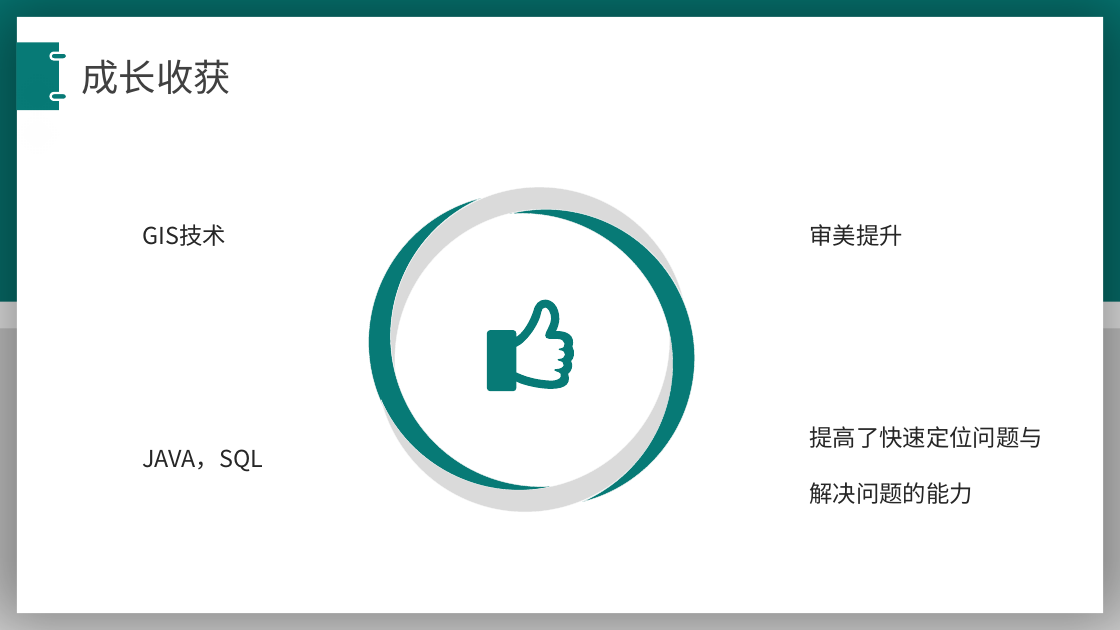
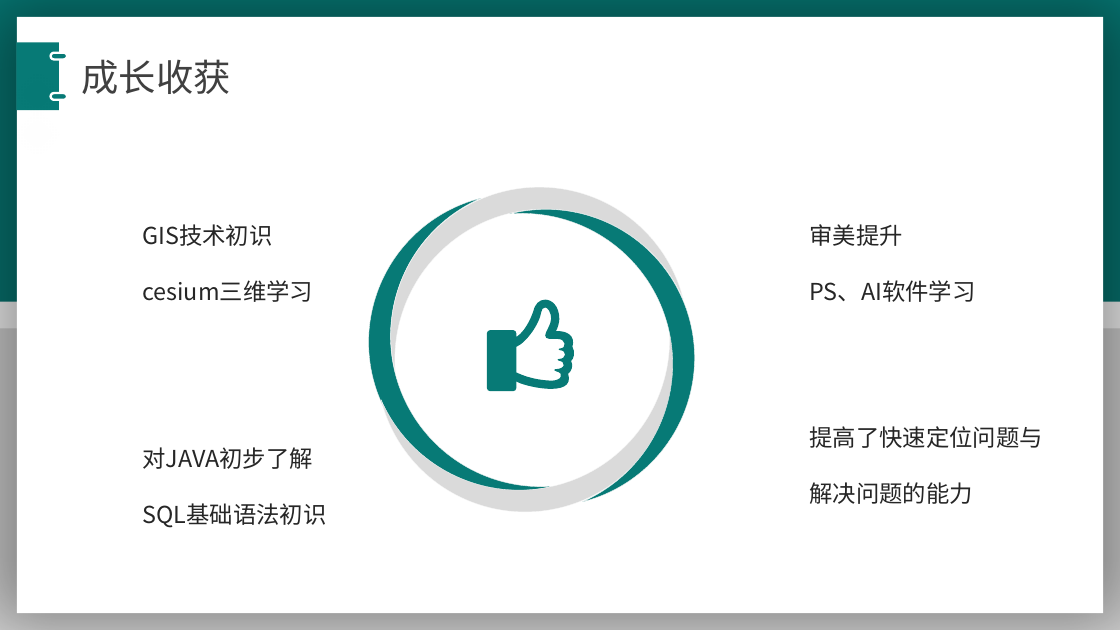
Before and after one commit to wellsmitch/accountpassword, a slide deck: slide 15 of 宋玉彬-年终述职报告2021.pptx. Drawn at 1120x630 pixels with LibreOffice and Linux fonts; fonts in the diff are those of the drawing. Boxes give left, top, right and bottom in pixels: in the first picture for what was removed or moved away, otherwise in the second. Text is boxed around its words. In the diff, an @@ line names an element or a change of style, - is before the commit and + after.

```diff
--- a/宋玉彬-年终述职报告2021.pptx
+++ b/宋玉彬-年终述职报告2021.pptx
@@ text at (x1=142, y1=224, x2=313, y2=302): text changed @@
-GIS技术
+GIS技术初识
+cesium三维学习
@@ text at (x1=809, y1=280, x2=975, y2=302): paragraph added @@
+PS、AI软件学习
@@ text at (x1=142, y1=447, x2=326, y2=528): text changed @@
-JAVA，SQL
+对JAVA初步了解
+SQL基础语法初识
```
Also in this commit, not shown: 2 other slides changed, 6 other files.
